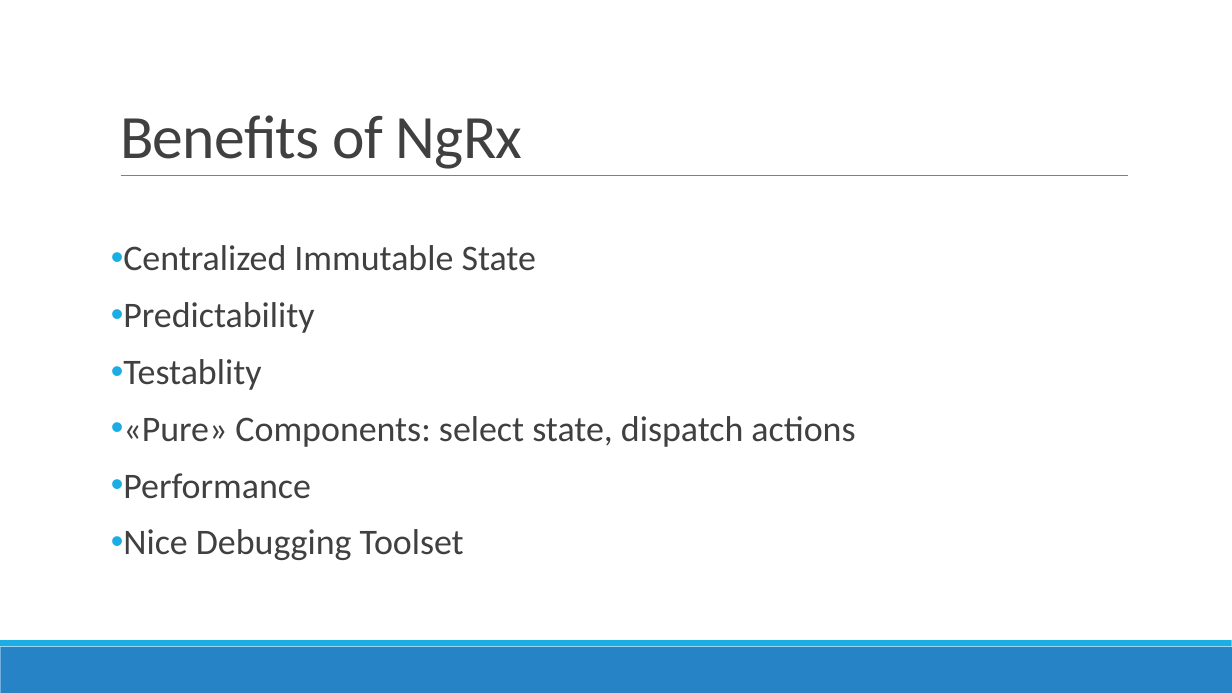
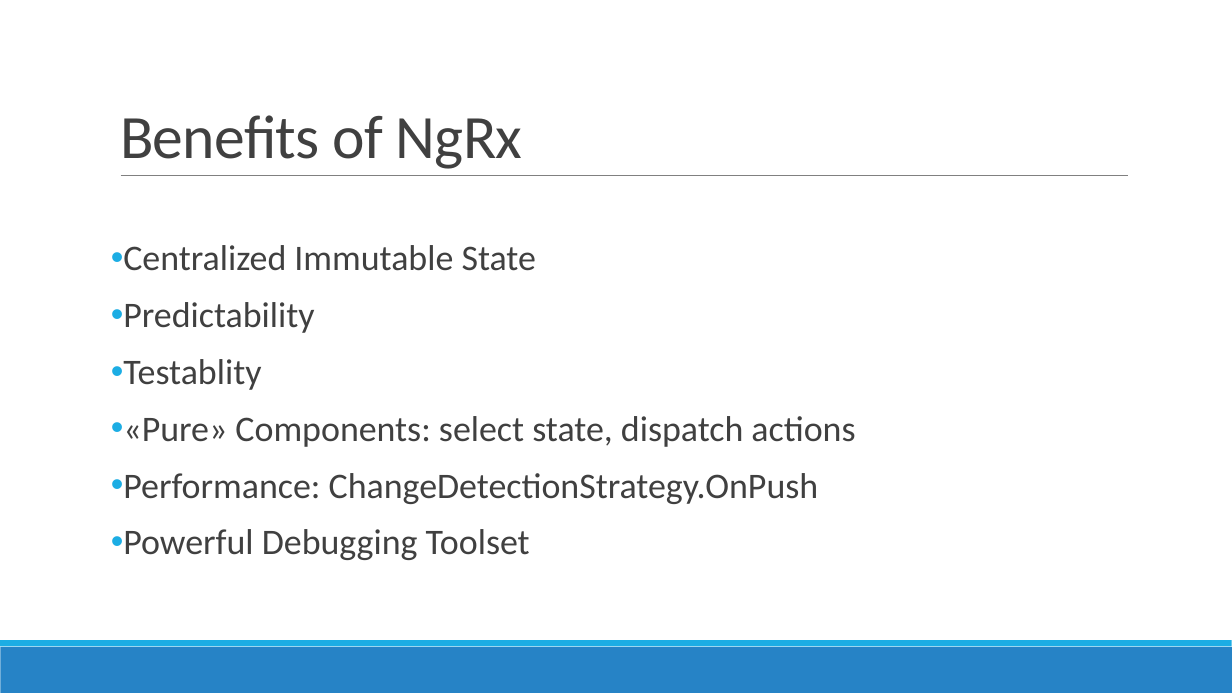
Before and after one commit to AGiorgetti/ngrx101, a slide deck: slide 35 of ReactiveProgramming_ngrx.pptx. Drawn at 1232x693 pixels with LibreOffice and Linux fonts; fonts in the diff are those of the drawing. Boxes give left, top, right and bottom in pixels: in the first picture for what was removed or moved away, otherwise in the second. Text is boxed around its words. In the diff, an @@ line names an element or a change of style, - is before the commit and + after.

```diff
--- a/ReactiveProgramming_ngrx.pptx
+++ b/ReactiveProgramming_ngrx.pptx
@@ text at (123, 473, 819, 560): text changed @@
-• Performance
-• Nice Debugging Toolset
+• Performance: ChangeDetectionStrategy.OnPush
+• Powerful Debugging Toolset
```
Also in this commit, not shown: 5 other slides changed, 6 other files.
